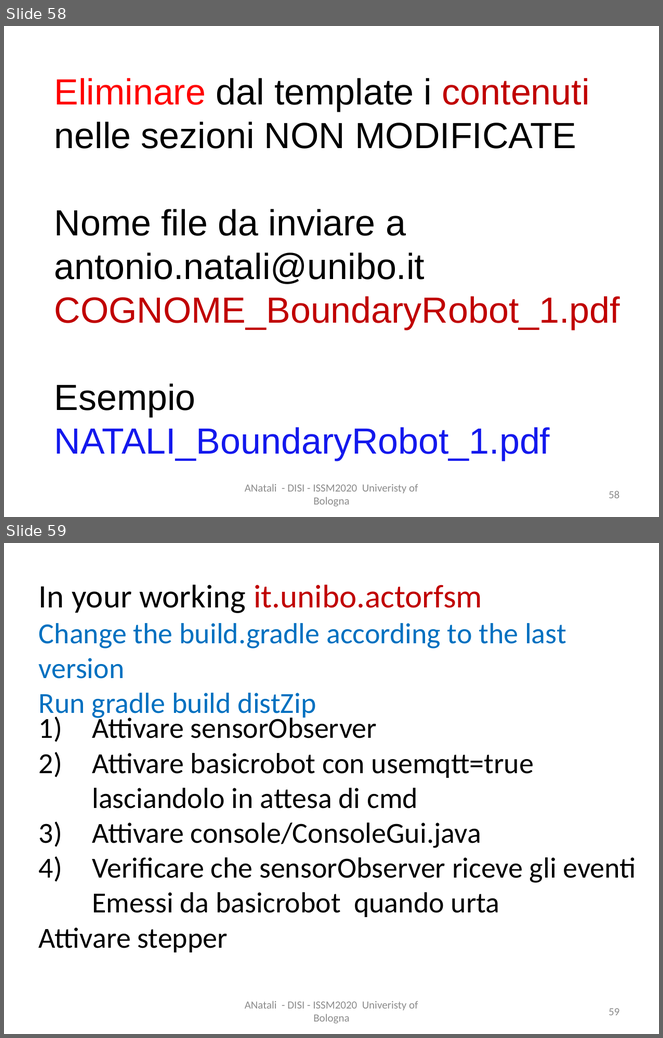
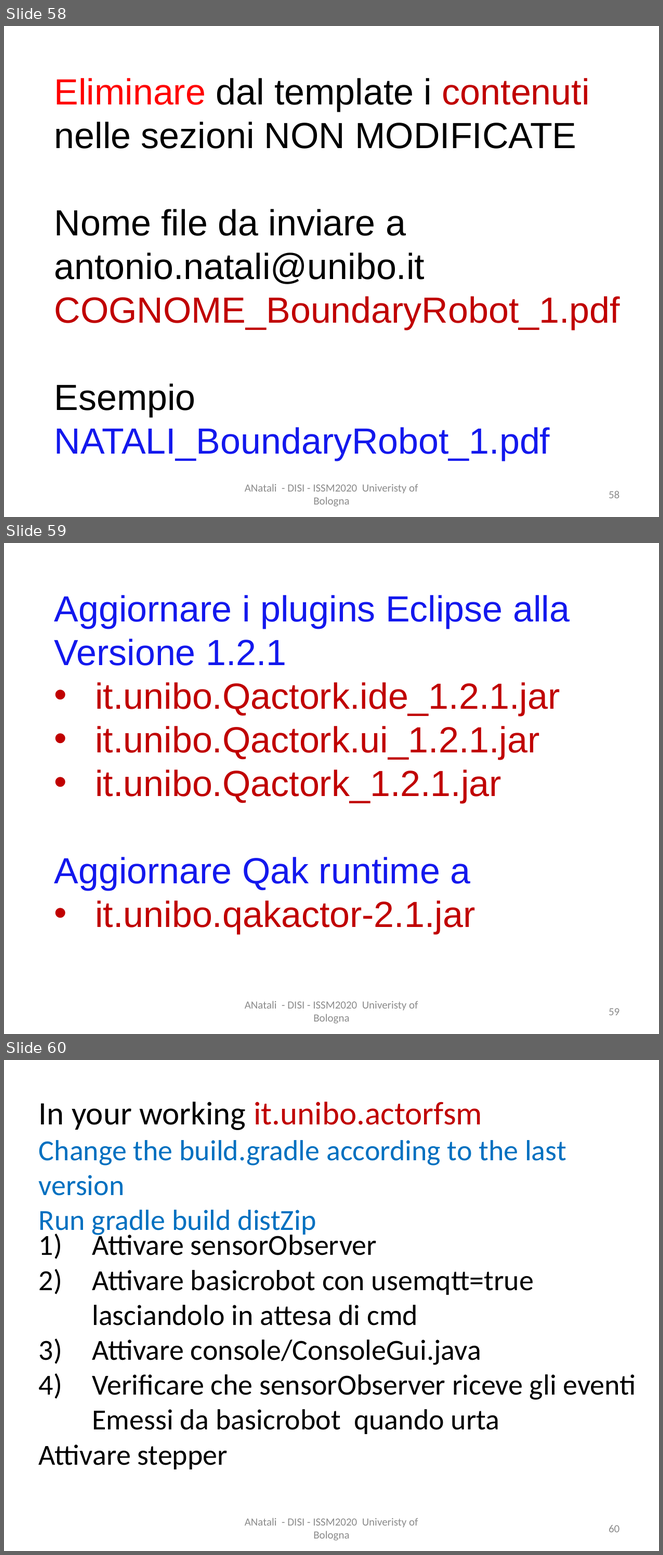
Before and after one commit to anatali/iss2020LabBo, a slide deck: it.unibo.issLabStart/userDocs/ISSM2020.pptx. Shown one above the other, each under a label of ours: slides 58 and 59 before the commit, slides 58, 59 and 60 after it. The pictures are 663x1038 and 663x1555 pixels, drawn with LibreOffice and Linux fonts; fonts in the diff are those of the drawing. Boxes give left, top, right and bottom in pixels: in the first picture for what was removed or moved away, otherwise in the second. Text is boxed around its words. In the diff, an @@ line names an element or a change of style, - is before the commit and + after.

```diff
--- a/it.unibo.issLabStart/userDocs/ISSM2020.pptx
+++ b/it.unibo.issLabStart/userDocs/ISSM2020.pptx
@@ slide 59 added at <box>4,543,659,1034</box>, background #FFFFFF @@
@@ text added at <box>54,595,570,934</box>, 40 pt, text #C00000 @@
+Aggiornare i plugins Eclipse alla
+Versione 1.2.1
+• it.unibo.Qactork.ide_1.2.1.jar
+• it.unibo.Qactork.ui_1.2.1.jar
+• it.unibo.Qactork_1.2.1.jar
+Aggiornare Qak runtime a
+• it.unibo.qakactor-2.1.jar
@@ text added at <box>245,1001,418,1024</box>, 12 pt, text #8C8C8C @@
+ANatali - DISI - ISSM2020 Univeristy of Bologna
@@ page number added at <box>609,1008,620,1016</box>, 12 pt, text #8C8C8C @@
+59
@@ what was slide 59 is now slide 60 @@
@@ page number at <box>609,1525,620,1533</box>: text changed @@
-59
+60
```
Also in this commit, not shown: 28 other files.
